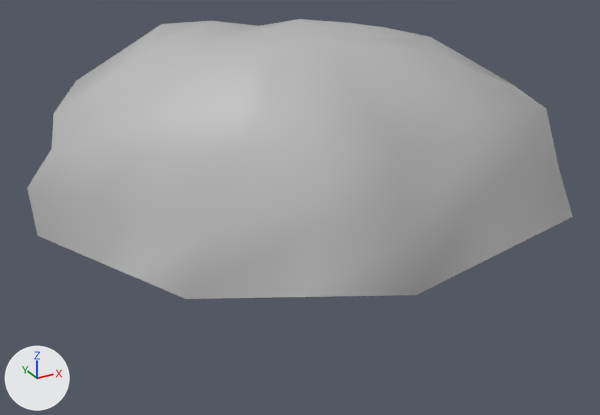
An edit to the FBX model TheCall/Assets/Balins Working folder/ExportBalin/Models/Rock/SmallRock1_FNL.fbx, drawn before and after from the same camera.
One viewpoint serves both versions: a 50 mm lens placed at (-1.45, -2.67, 1.26), pointed at (0.02, 0.02, -0.08). Lighting does not change. The marker at lower left points along +X, +Y and +Z. Where no turn or scale is listed for an object, it has been applied to the vertices.

The older version as bpy lines, for what is in view:
```python
me_mesh = bpy.data.meshes.new('Mesh')
me_mesh.from_pydata(...)  # 84 vertices, 74 faces; spans x -1.0..1.25, y -0.9..0.9, z 0.0..0.67
me_mesh.materials.append(mat_flooring_mat)  # grey #bcbcbc
ob_smallrock1_geo = bpy.data.objects.new('SmallRock1_GEO', me_mesh)
ob_smallrock1_geo.location = (0.0, -0.001, -0.001)
```
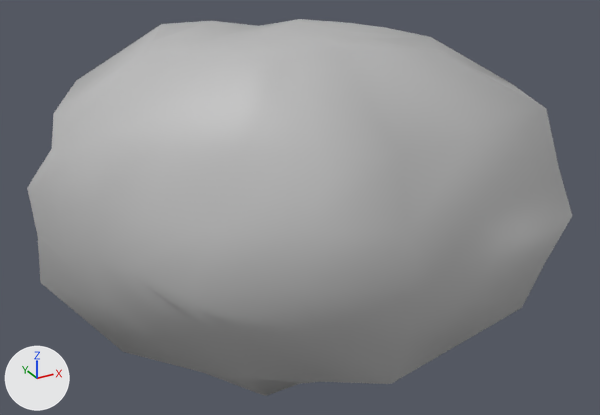
Where the newer file only moved an object's origin or applied its transform, the numbers keep the older frame.

What differs and where, as boxes (x1, y1, x2, y2) in the pictures (600 x 415 px):
```json
{"object": "SmallRock1_GEO", "change": "reshaped", "before": [27, 19, 573, 299], "after": [27, 19, 572, 396], "on screen": "35% taller"}
{"part": 1, "of": "me_mesh", "change": "built on", "after": [37, 216, 572, 396]}
```

Edits to the scene script, one JSON object a line:
```json
{"block": "me_mesh", "where": "# used by ob_smallrock1_geo; location = (0.0, -0.001, -0.001)"}
{"op": "remove", "block": "me_mesh", "code": "me_mesh.from_pydata(...)  # 84 vertices, 74 faces; spans x -1.0..1.25, y -0.9..0.9, z 0.0..0.67"}
{"op": "add", "block": "me_mesh", "code": "me_mesh.from_pydata(...)  # 150 vertices, 148 faces; spans x -1.0..1.25, y -0.9..0.9, z -0.68..0.67"}
{"block": "me_mesh", "change": "me_mesh part 1"}
{"block": "me_mesh", "change": "2 vertices are removed from x 0.88..1.06, y -0.33..0.57, z 0.0"}
{"block": "me_mesh", "change": "4 faces are deleted"}
{"block": "me_mesh", "change": "68 vertices are added at x -1.0..1.17, y -0.84..0.84, z -0.68..0.0"}
{"block": "me_mesh", "change": "78 new faces join them"}
```
